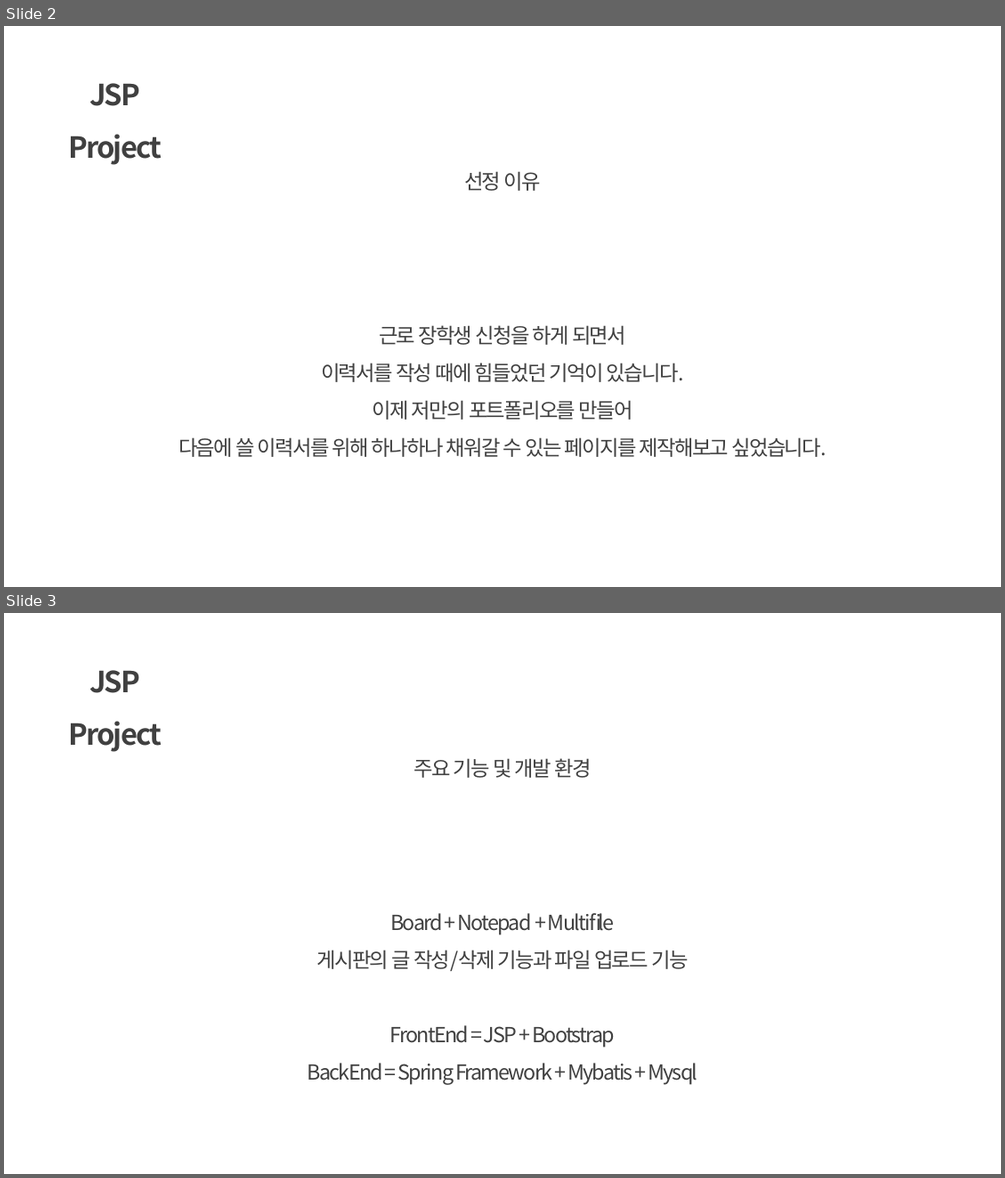
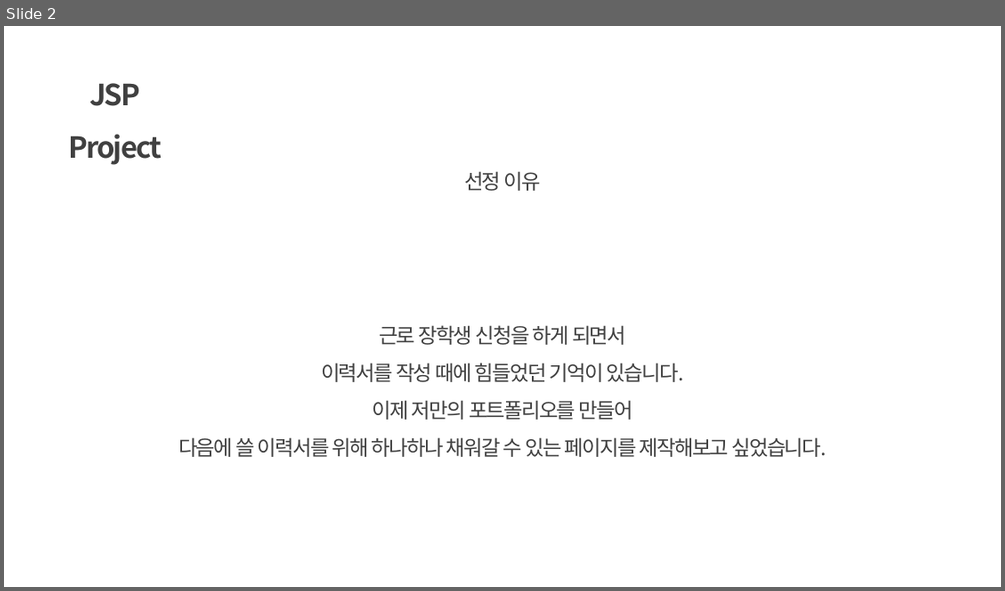
Before and after one commit to Mareef/College, a slide deck: jsp/project_201644008.pptx. Shown one above the other, each under a label of ours: slides 2 and 3 before the commit, slide 2 after it. The pictures are 1005x1178 and 1005x591 pixels, drawn with LibreOffice and Linux fonts; fonts in the diff are those of the drawing. Boxes give left, top, right and bottom in pixels: in the first picture for what was removed or moved away, otherwise in the second. Text is boxed around its words. In the diff, an @@ line names an element or a change of style, - is before the commit and + after.

```diff
--- a/jsp/project_201644008.pptx
+++ b/jsp/project_201644008.pptx
@@ slide 3 removed at (x1=4, y1=613, x2=1001, y2=1174), background #FFFFFF @@
@@ text removed at (x1=68, y1=670, x2=162, y2=752) @@
-JSP Project
@@ text removed at (x1=414, y1=758, x2=591, y2=778) @@
-주요 기능 및 개발 환경
@@ text removed at (x1=307, y1=913, x2=697, y2=1085) @@
-Board + Notepad + Multifile
-게시판의 글 작성/삭제 기능과 파일 업로드 기능
-FrontEnd = JSP + Bootstrap
-BackEnd = Spring Framework + Mybatis + Mysql
```
Also in this commit, not shown: 3 slides changed, 5 slides added, 5 other files.
